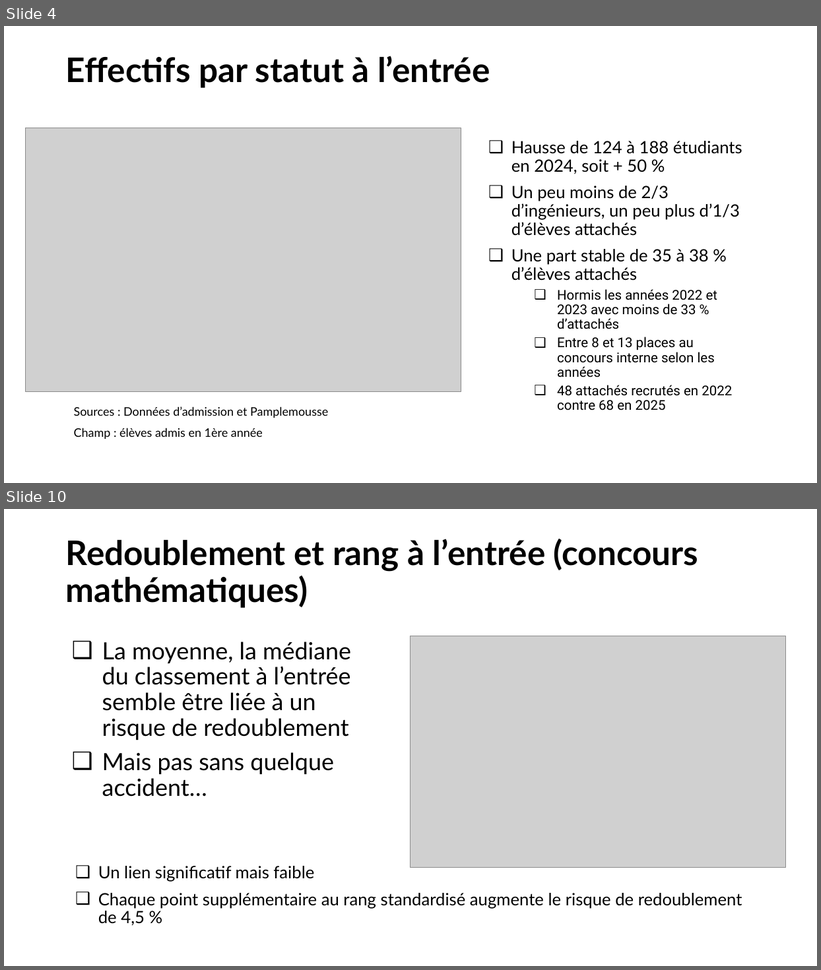
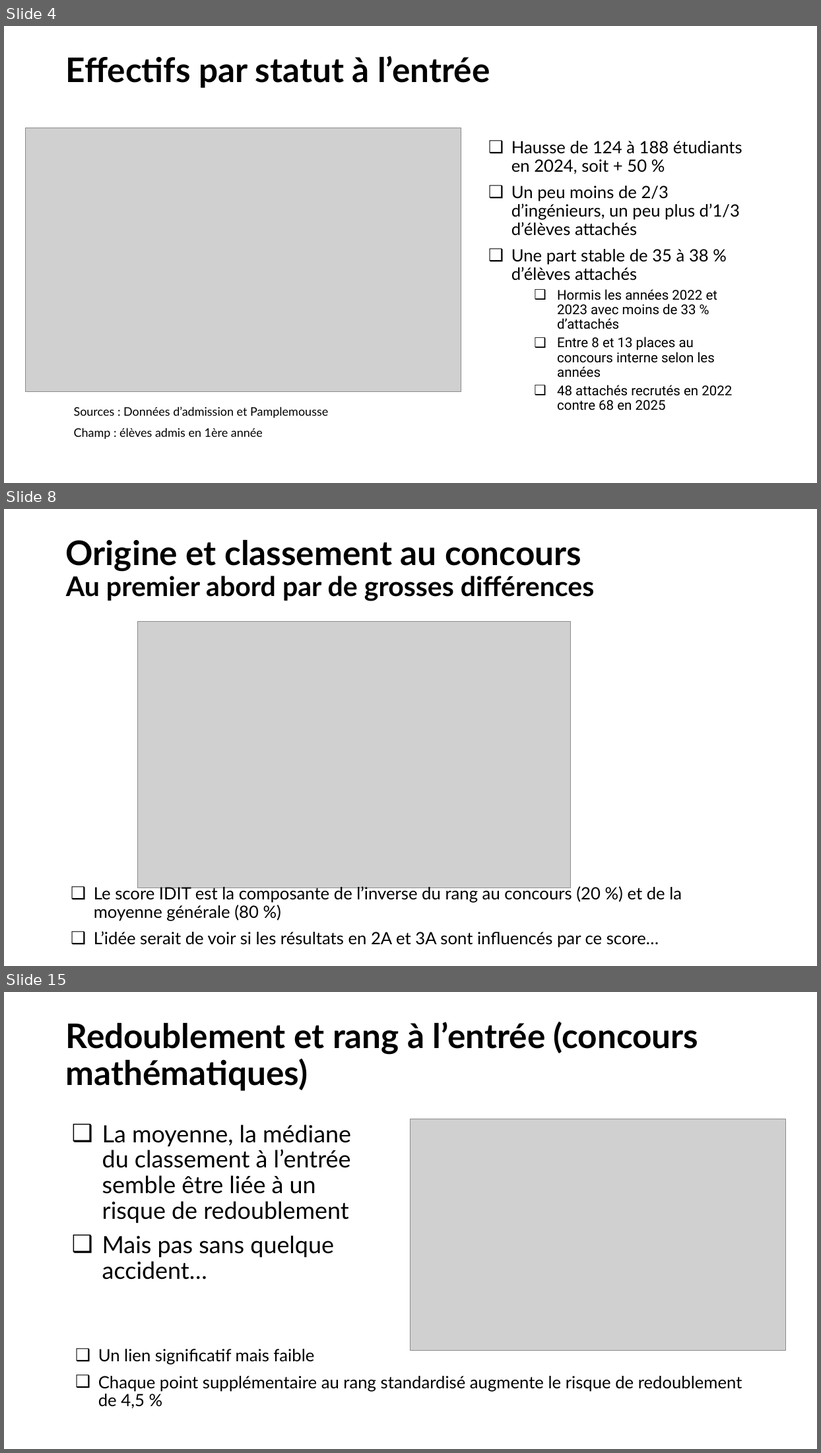
Before and after one commit to chlesieur/analyse_bdd_eleves_ensai, a slide deck: presentation/Presentation_trajectoires_etudiants_ENSAI.pptx. Shown one above the other, each under a label of ours: slides 4 and 10 before the commit, slides 4, 8 and 15 after it; the slides between them are not shown. The pictures are 821x970 and 821x1453 pixels, drawn with LibreOffice and Linux fonts; fonts in the diff are those of the drawing; grey boxes stand for pictures; background and template pictures are left out. Boxes give left, top, right and bottom in pixels: in the first picture for what was removed or moved away, otherwise in the second. Text is boxed around its words. In the diff, an @@ line names an element or a change of style, - is before the commit and + after.

```diff
--- a/presentation/Presentation_trajectoires_etudiants_ENSAI.pptx
+++ b/presentation/Presentation_trajectoires_etudiants_ENSAI.pptx
@@ slide 8 added at (4, 509, 817, 966), background picture (left out) @@
@@ title added at (66, 540, 594, 601), 32 pt, text #000000, bold @@
+Origine et classement au concours
+Au premier abord par de grosses différences
@@ picture added at (137, 622, 571, 889) @@
@@ text added at (94, 885, 682, 948), 20 pt, text #000000 @@
+❑ Le score IDIT est la composante de l’inverse du rang au concours (20 %) et de la moyenne générale (80 %)
+❑ L’idée serait de voir si les résultats en 2A et 3A sont influencés par ce score…
@@ what was slide 10 is now slide 15 @@
```
Also in this commit, not shown: 9 slides changed, 5 other slides added, 9 other files.
